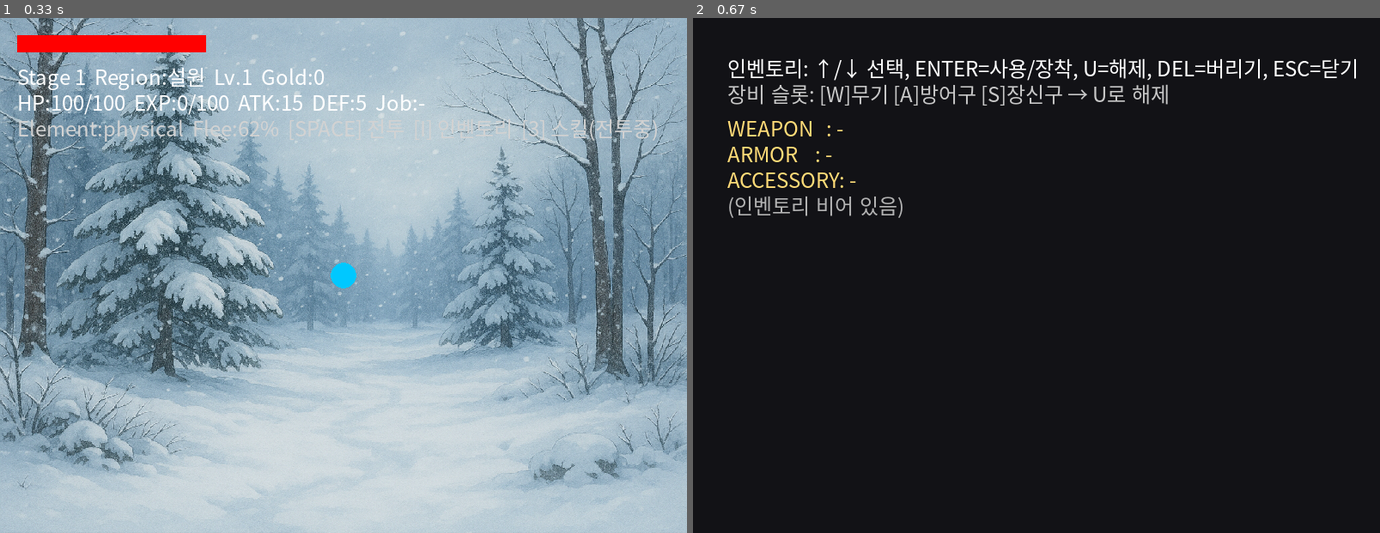
Above: before the commit, frames 1-2 (left to right).
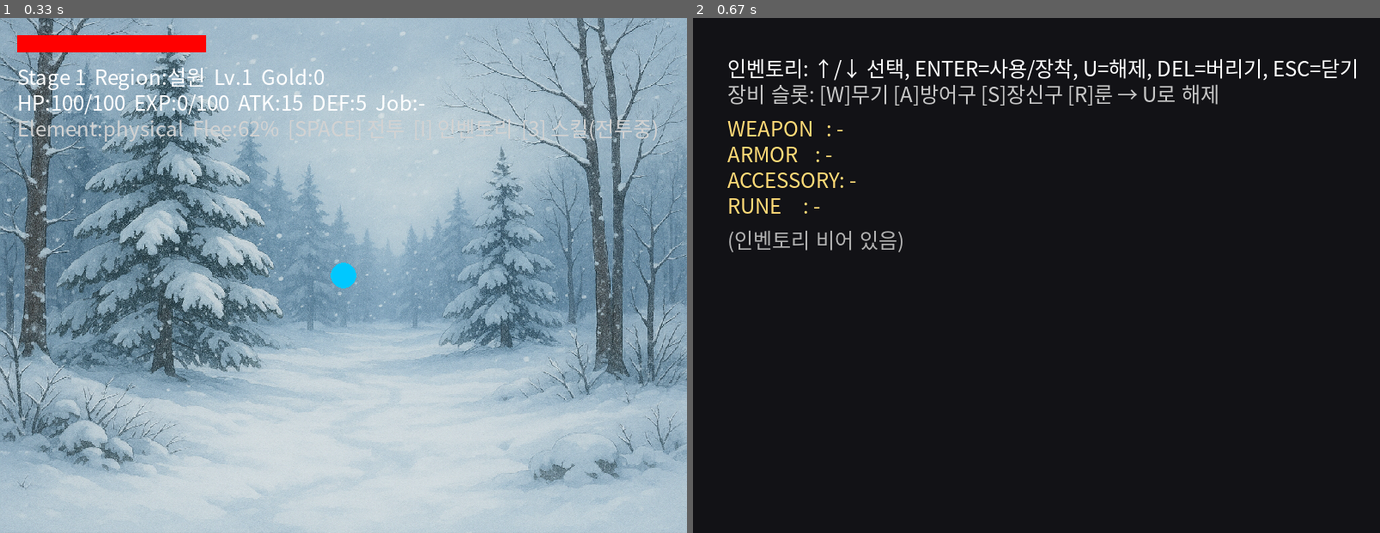
Above: after the commit, the same moments.

Repository: name400/pygame
Game: pygame game, started from main.py
Two runs of this game, one before a commit and one after it. Both use one fixed random seed, a clock stepped at 60 frames per second and the inputs below.
Inputs:
- Up to frame 1 (0.33 s): no input
- Up to frame 2 (0.67 s): tap I at 0.33 s

Frame 1 is identical in both runs. In frame 2, 1.0% of the frame differs, in the area x 5-77%, y 12-46%.

Commit message:
Update inventory_ui.py

Diff:
--- a/inventory_ui.py
+++ b/inventory_ui.py
@@ -1,7 +1,7 @@
 import pygame
 
 HELP1 = "인벤토리: ↑/↓ 선택, ENTER=사용/장착, U=해제, DEL=버리기, ESC=닫기"
-HELP2 = "장비 슬롯: [W]무기 [A]방어구 [S]장신구 → U로 해제"
+HELP2 = "장비 슬롯: [W]무기 [A]방어구 [S]장신구 [R]룬 → U로 해제"
 
 def open_inventory(screen, font, player):
     idx = 0
@@ -13,14 +13,14 @@
 
         # 장비 상태
         y_equ = 110
-        for slot in ("weapon","armor","accessory"):
+        for slot in ("weapon","armor","accessory","rune"):
             eq = player.equipment.get(slot)
             line = f"{slot.upper():9}: {eq['name'] if eq else '-'}"
             screen.blit(font.render(line, True, (255,220,120)), (40, y_equ))
             y_equ += 30
 
-        # 아이템 리스트
-        start_y = 200
+        # 아이템 리스트 시작 위치를 '장비 블럭 아래'로 이동(겹침 방지)
+        start_y = y_equ + 10
         if not player.inventory:
             screen.blit(font.render("(인벤토리 비어 있음)", True, (180,180,180)), (40, start_y))
         else:
@@ -49,19 +49,16 @@
                         if it.get("type") == "consumable":
                             player.use_consumable(idx)
                             idx = min(idx, len(player.inventory)-1)
-                        elif it.get("type") in ("weapon","armor","accessory"):
+                        elif it.get("type") in ("weapon","armor","accessory","rune"):
                             player.equip_item(idx)
                             idx = min(idx, len(player.inventory)-1)
                 elif event.key == pygame.K_u:
-                    # 선택 슬롯 기준이 아니라 직접 슬롯 키로 해제하는 버전도 고려 가능
-                    # 여기서는 간단히: 현재 선택 아이템의 슬롯이 장착중이면 해제
                     if player.inventory:
                         it = player.inventory[idx]
                         slot = it.get("slot")
                         if slot and player.equipment.get(slot):
                             player.unequip(slot)
                 elif event.key == pygame.K_DELETE:
-                    # 버리기
                     if player.inventory:
                         player.inventory.pop(idx)
                         idx = min(idx, len(player.inventory)-1)
